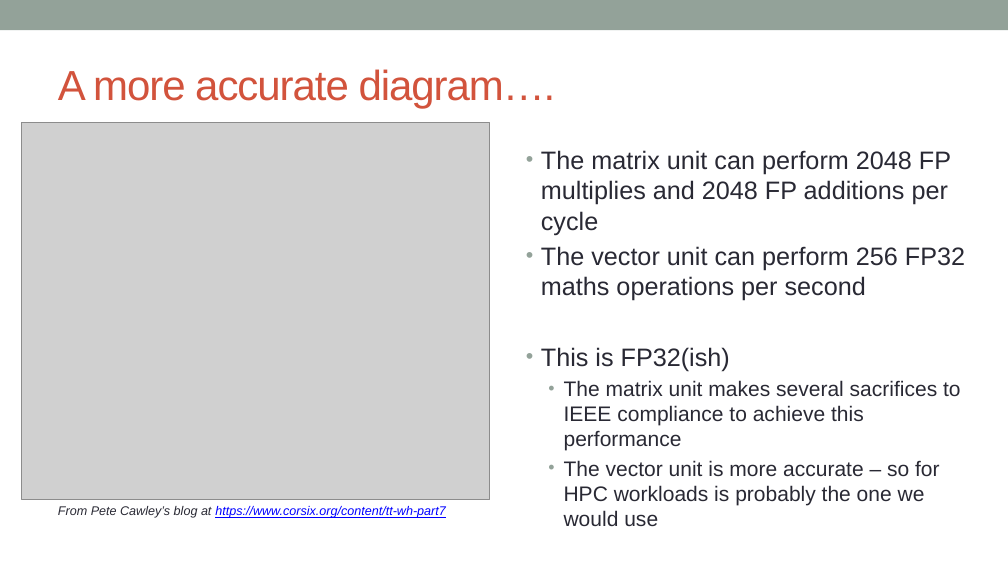
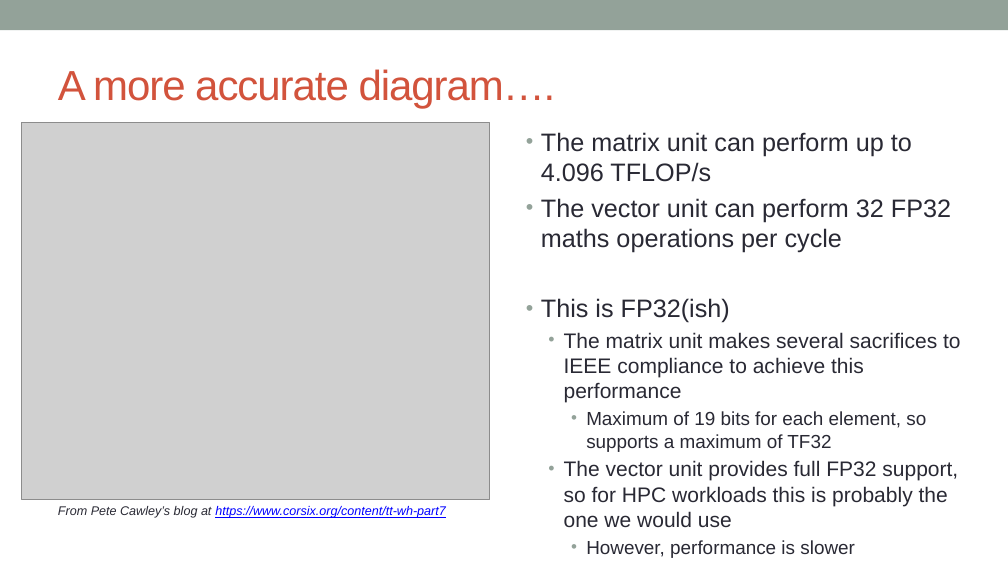
Before and after one commit to owainkenwayucl/tt-tutorial, a slide deck: slide 3 of lectures/src/SDK-compute.pptx. Drawn at 1008x567 pixels with LibreOffice and Linux fonts; fonts in the diff are those of the drawing; grey boxes stand for pictures. Boxes give left, top, right and bottom in pixels: in the first picture for what was removed or moved away, otherwise in the second. Text is boxed around its words. In the diff, an @@ line names an element or a change of style, - is before the commit and + after.

```diff
--- a/lectures/src/SDK-compute.pptx
+++ b/lectures/src/SDK-compute.pptx
@@ text "The matrix unit can perform ...": place and size @@
-text "The matrix unit can perform ..." at [541,150,965,526]
+text "The matrix unit can perform ..." at [541,132,961,527]
@@ text at [541,132,951,252]: text changed @@
-• The matrix unit can perform 2048 FP multiplies and 2048 FP additions per cycle
-• The vector unit can perform 256 FP32 maths operations per second
+• The matrix unit can perform up to 4.096 TFLOP/s
+• The vector unit can perform 32 FP32 maths operations per cycle
@@ text at [564,411,958,527]: text changed @@
-  • The vector unit is more accurate – so for HPC workloads is probably the one we would use
+    • Maximum of 19 bits for each element, so supports a maximum of TF32
+  • The vector unit provides full FP32 support, so for HPC workloads this is probably the one we would use
+    • However, performance is slower
```
Also in this commit, not shown: 3 other slides changed, 4 slides added, 3 other files.
